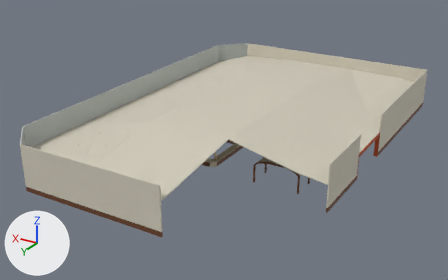
An edit to the glTF model Game/assets/models/AST-DIN-008.glb, drawn before and after from the same camera.
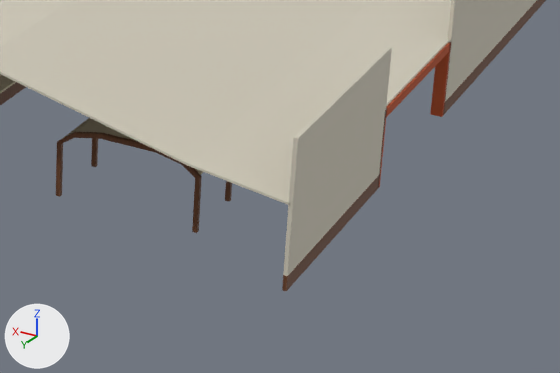
Each version appears first whole from a 50 mm lens placed at (-26.9, 55.7, 43.8), pointed at (25.2, -31.0, 0.4), and next in a close-up on the part from 53% to 93% of the width and 43% to 85% of the height. Every picture has the same lights, and +X, +Y and +Z are marked at lower left. The last two pictures show the newer version.

Before the edit, the objects in view are built like this:
```python
me_orch_communalrib_0__1 = bpy.data.meshes.new('ORCH_CommunalRib_0_-1')
me_orch_communalrib_0__1.from_pydata(...)  # 32 vertices, 60 faces; spans x 5.68..13.32, y -20.21..-19.99, z 0.0..3.92
me_orch_communalrib_0__1.materials.append(mat_warm_walnut)  # picture img_warm_walnut
me_orch_shapedceiling_1 = bpy.data.meshes.new('ORCH_ShapedCeiling_1')
me_orch_shapedceiling_1.from_pydata(...)  # 6 vertices, 8 faces; spans x 0.0..5.0, y -29.0..-17.0, z 4.3..5.12
me_orch_shapedceiling_1.materials.append(mat_ivory_enamel)  # picture img_ivory_enamel
me_orch_shapedceiling_11 = bpy.data.meshes.new('ORCH_ShapedCeiling_11')
me_orch_shapedceiling_11.from_pydata(...)  # 6 vertices, 8 faces; spans x 5.0..16.0, y -39.0..-29.0, z 5.0..7.72
me_orch_shapedceiling_11.materials.append(mat_ivory_enamel)  # picture img_ivory_enamel
ob_orch_communalrib_0__1 = bpy.data.objects.new('ORCH_CommunalRib_0_-1', me_orch_communalrib_0__1)
ob_orch_communalrib_0__1.location = (0.0, 0.0, 0.0)
ob_orch_shapedceiling_1 = bpy.data.objects.new('ORCH_ShapedCeiling_1', me_orch_shapedceiling_1)
ob_orch_shapedceiling_1.location = (0.0, 0.0, 0.0)
ob_orch_shapedceiling_11 = bpy.data.objects.new('ORCH_ShapedCeiling_11', me_orch_shapedceiling_11)
ob_orch_shapedceiling_11.location = (0.0, 0.0, 0.0)
# also in view: 'ORCH_ShapedCeiling_3' at (2.5, -34.0, 4.7); 'ORCH_ShapedCeiling_10' at (10.5, -34.0, 6.4); 'ORCH_ShapedCeiling_8' at (10.5, -23.0, 6.4); 'ORCH_ShapedCeiling_0' at (2.5, -23.0, 4.7); 'ORCH_PerimeterDado_6' at (0.0, -23.0, 0.4)
```
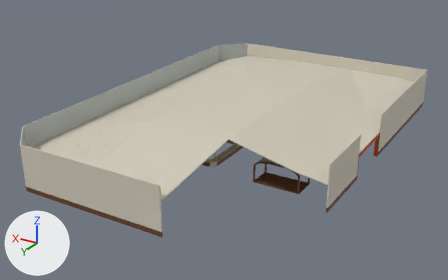
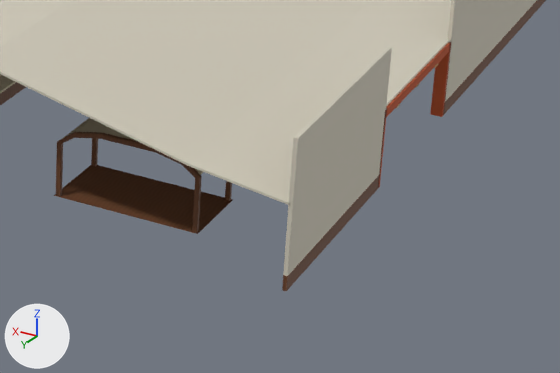
Boxes (x1, y1, x2, y2) around the edits, measured in the close-ups (560 x 373 px):
'ORCH_CommunalFloorInset_0', added (brown): after (54, 165, 233, 234)

What changed in the scene script:
```text
Add me_orch_communalfloorinset_0:
    me_orch_communalfloorinset_0.from_pydata(...)  # 8 vertices, 12 faces; spans x 5.6..13.4, y -24.08..-19.92, z 0.0..0.01
    me_orch_communalfloorinset_0.materials.append(mat_warm_walnut)  # picture img_warm_walnut
Add ob_orch_communalfloorinset_0:
    ob_orch_communalfloorinset_0 = bpy.data.objects.new('ORCH_CommunalFloorInset_0', me_orch_communalfloorinset_0)
    ob_orch_communalfloorinset_0.location = (0.0, 0.0, 0.0)
```
